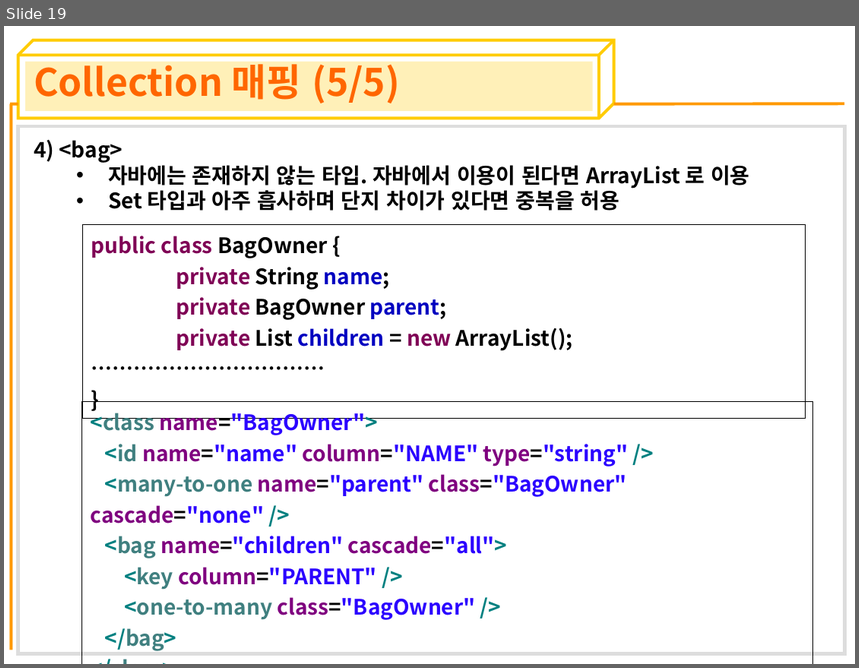
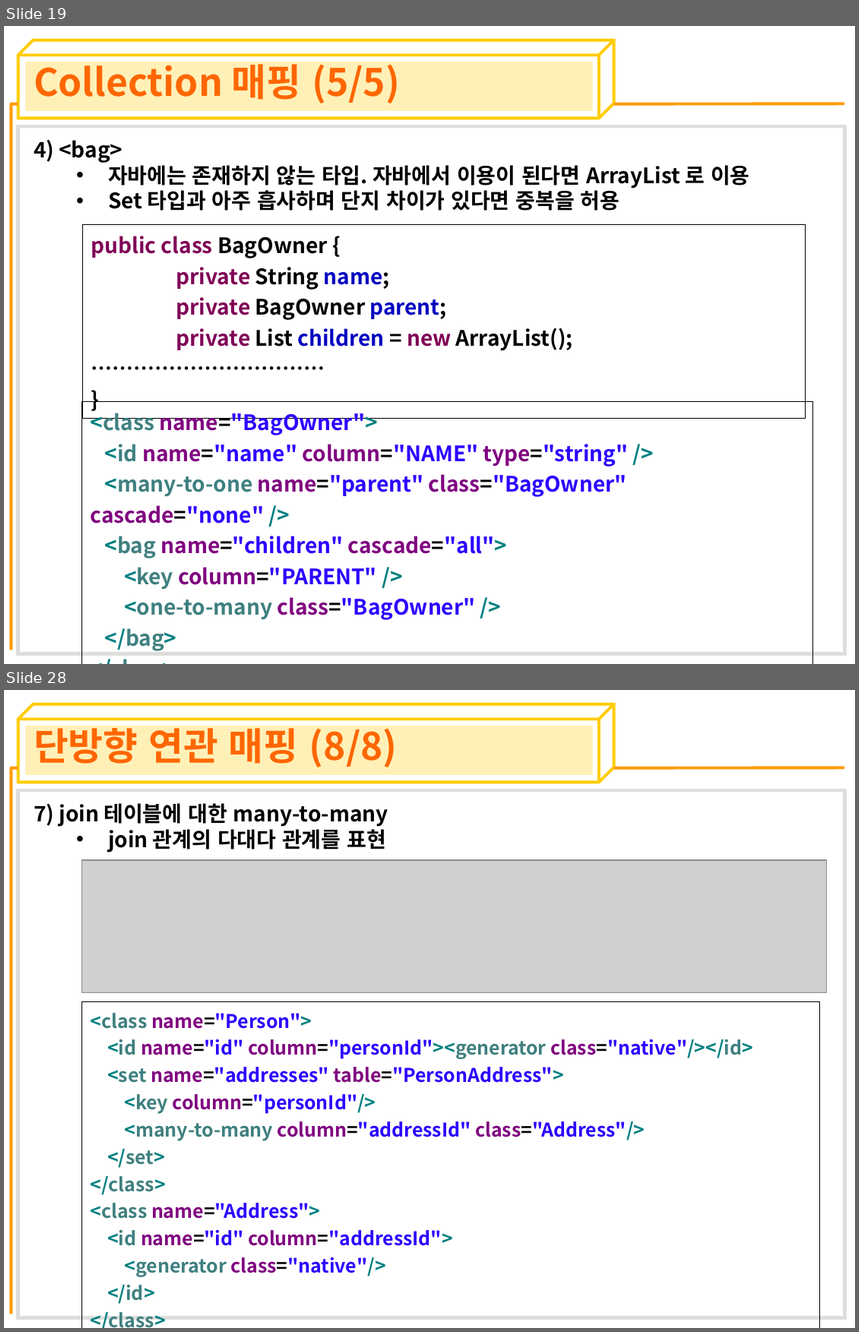
Before and after one commit to crazyjin7/sds-java-framework, a slide deck: FrameworkWeb/doc/PPT/08장_ORMapping.ppt. Shown one above the other, each under a label of ours: slide 19 before the commit, slides 19 and 28 after it; the slides between them are not shown. The pictures are 859x668 and 859x1332 pixels, drawn with LibreOffice and Linux fonts; fonts in the diff are those of the drawing; grey boxes stand for pictures. Boxes give left, top, right and bottom in pixels: in the first picture for what was removed or moved away, otherwise in the second. Text is boxed around its words. In the diff, an @@ line names an element or a change of style, - is before the commit and + after.

```diff
--- a/FrameworkWeb/doc/PPT/08장_ORMapping.ppt
+++ b/FrameworkWeb/doc/PPT/08장_ORMapping.ppt
@@ slide 28 added at [4,690,855,1328], background #FFFFFF; not listed: 6 template elements that a slide beside it also shows @@
@@ title added at [34,722,398,768], 32 pt, text #FF6600, bold @@
+단방향 연관 매핑 (8/8)
@@ text added at [34,803,389,853], 18 pt, text #000000, bold @@
+7) join 테이블에 대한 many-to-many
+  • join 관계의 다대다 관계를 표현
@@ picture added at [82,860,827,993] @@
@@ table added at [82,1002,820,1328], 1 rows, 1 columns @@
+<class name="Person"> / <id name="id" column="personId"><generator class="native"/></id> / <set name="addresses" table="PersonAddress"> / <key column="personId"/> / <many-to-many column="addressId" class="Address"/> / </set> / </class> / <class name="Address"> / <id name="id" column="addressId"> / <generator class="native"/> / </id> / </class>
```
Also in this commit, not shown: 22 other slides added, 1 other file.
